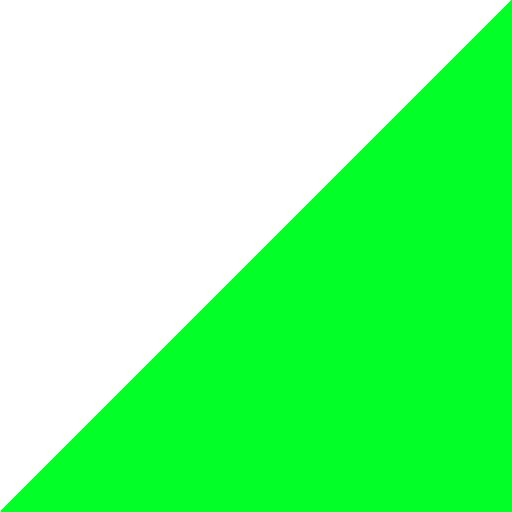
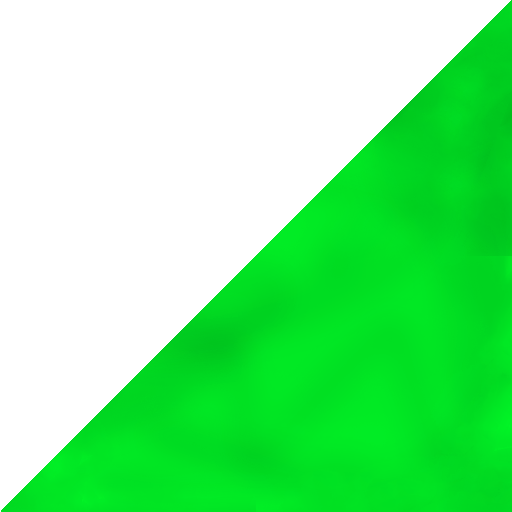
Revision of a layered 512px x 512px image; what changed, layer by layer:
renamed "Layer 0" to "Layer 2", painted on it over [1, 0, 512, 512]
